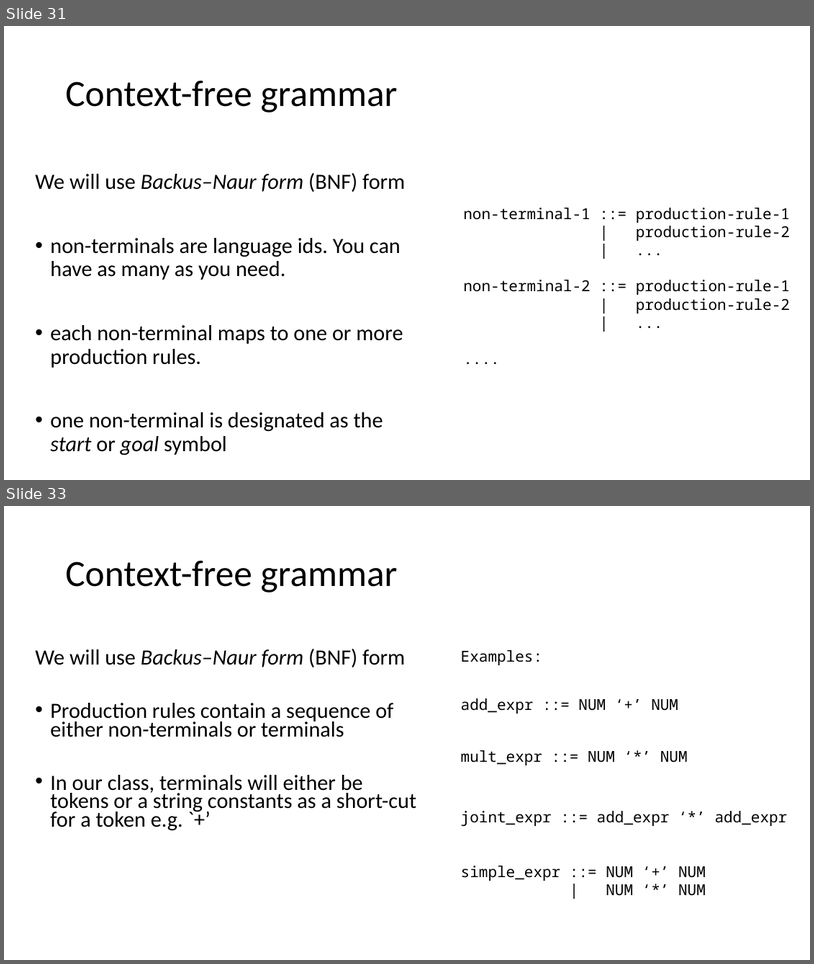
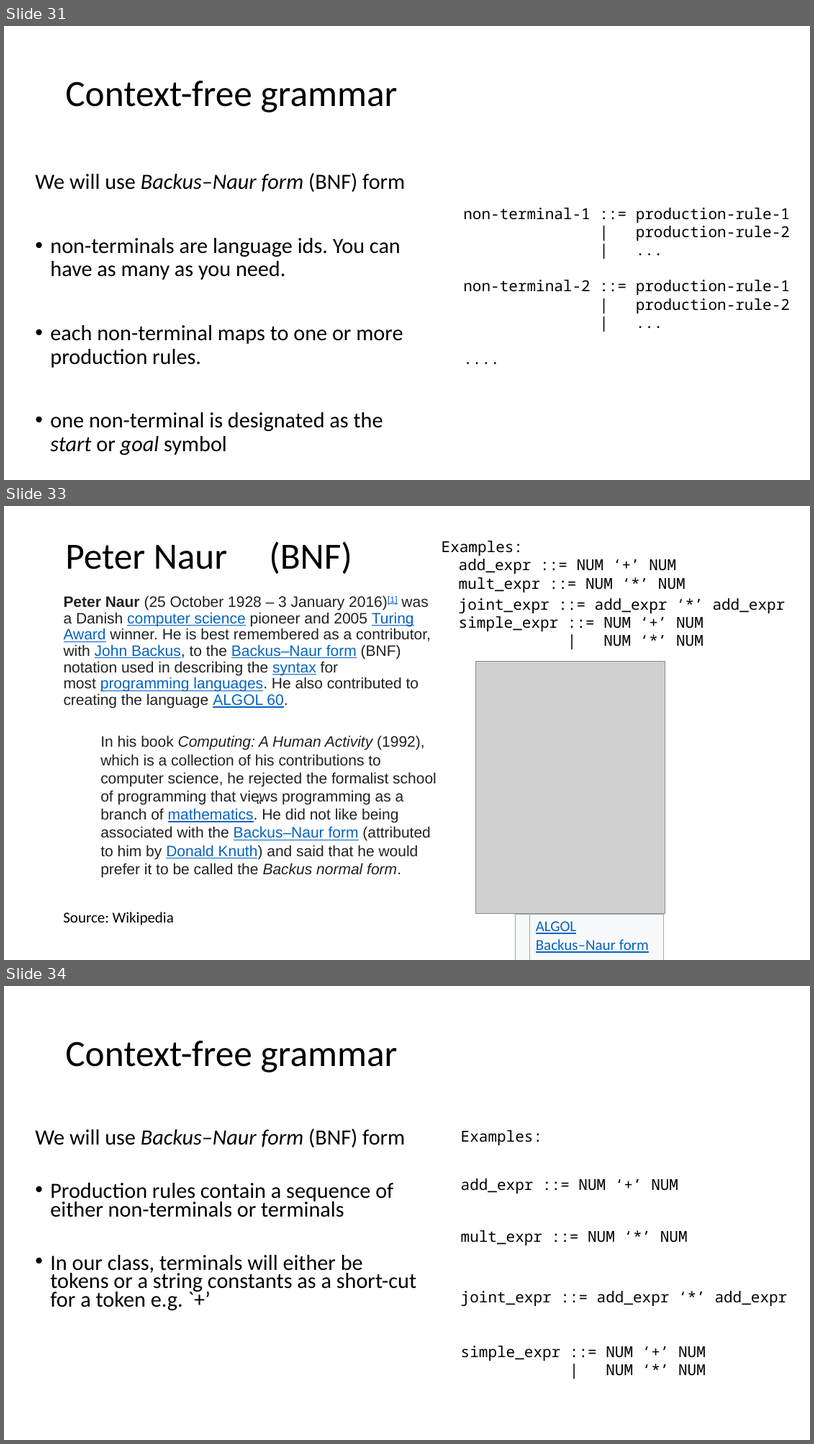
Before and after one commit to siero/CSE110A-W26, a slide deck: PDFS/C110-07A-CFG-Ambig-rev3.pptx. Shown one above the other, each under a label of ours: slides 31 and 33 before the commit, slides 31, 33 and 34 after it; the slides between them are not shown. The pictures are 814x964 and 814x1444 pixels, drawn with LibreOffice and Linux fonts; fonts in the diff are those of the drawing; grey boxes stand for pictures. Boxes give left, top, right and bottom in pixels: in the first picture for what was removed or moved away, otherwise in the second. Text is boxed around its words. In the diff, an @@ line names an element or a change of style, - is before the commit and + after.

```diff
--- a/PDFS/C110-07A-CFG-Ambig-rev3.pptx
+++ b/PDFS/C110-07A-CFG-Ambig-rev3.pptx
@@ slide 33 added at [4, 506, 810, 960], background #FFFFFF @@
@@ title added at [65, 541, 352, 574], 44 pt, text #000000 @@
+Peter Naur (BNF)
@@ text added at [442, 541, 523, 556], 18 pt, text #000000 @@
+Examples:
@@ text added at [459, 559, 676, 574], 18 pt, text #000000 @@
+add_expr ::= NUM ‘+’ NUM
@@ text added at [459, 577, 686, 592], 18 pt, text #000000 @@
+mult_expr ::= NUM ‘*’ NUM
@@ text added at [64, 595, 431, 708], 18 pt, text #202122 @@
+Peter Naur (25 October 1928 – 3 January 2016)[1] was a Danish computer science pioneer and 2005 Turing Award winner. He is best remembered as a contributor, with John Backus, to the Backus–Naur form (BNF) notation used in describing the syntax for most programming languages. He also contributed to creating the language ALGOL 60.
@@ text added at [459, 598, 786, 646], 18 pt, text #000000 @@
+joint_expr ::= add_expr ‘*’ add_expr
+simple_expr ::= NUM ‘+’ NUM
+| NUM ‘*’ NUM
@@ picture added at [476, 661, 666, 913] @@
@@ text added at [100, 735, 437, 877], 18 pt, text #202122 @@
+In his book Computing: A Human Activity (1992), which is a collection of his contributions to computer science, he rejected the formalist school of programming that views programming as a branch of mathematics. He did not like being associated with the Backus–Naur form (attributed to him by Donald Knuth) and said that he would prefer it to be called the Backus normal form.
@@ text added at [250, 793, 513, 818], 18 pt, text #000000 @@
+“
@@ text added at [63, 911, 174, 925], 18 pt, text #000000 @@
+Source: Wikipedia
@@ table added at [516, 914, 664, 960], 1 rows, 2 columns @@
+ | ALGOL Backus–Naur form
@@ what was slide 33 is now slide 34 @@
```
Also in this commit, not shown: 14 slides changed, 1 other slide added, 7 slides removed, 1 other file.
